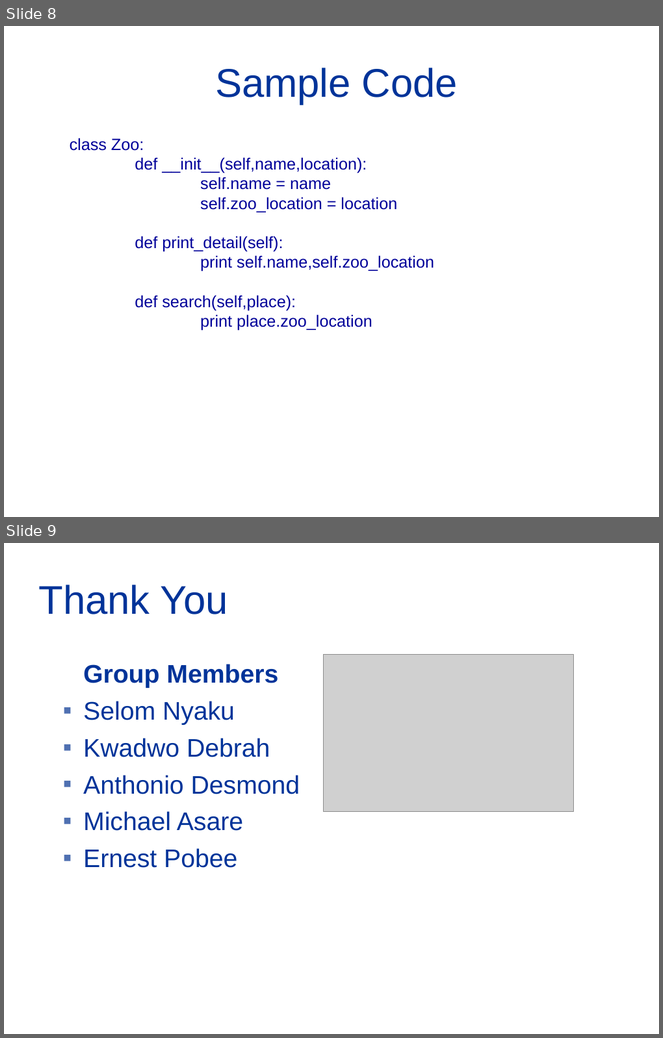
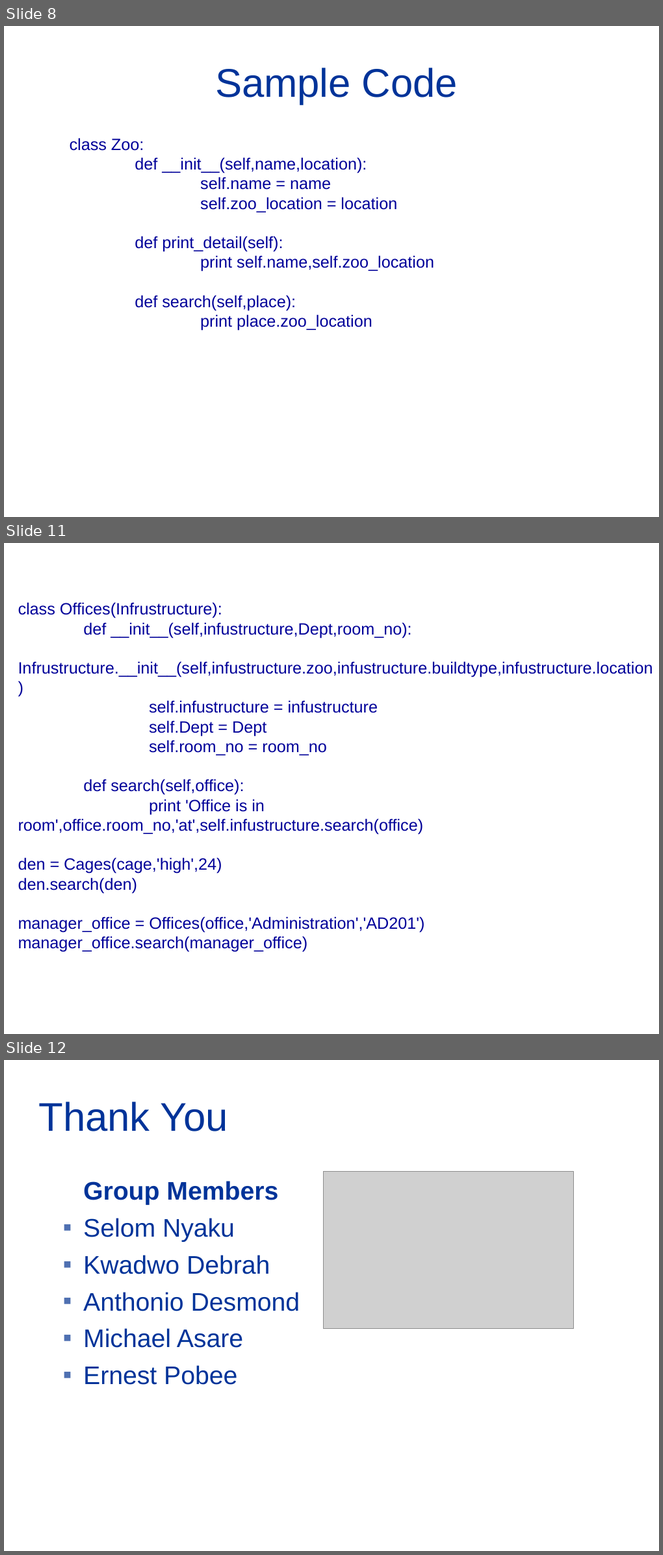
Before and after one commit to ernestpob/zoo-assignment, a slide deck: Zoo_ppt.odp. Shown one above the other, each under a label of ours: slides 8 and 9 before the commit, slides 8, 11 and 12 after it; the slides between them are not shown. The pictures are 663x1038 and 663x1555 pixels, drawn with LibreOffice and Linux fonts; fonts in the diff are those of the drawing; grey boxes stand for pictures; background and template pictures are left out. Boxes give left, top, right and bottom in pixels: in the first picture for what was removed or moved away, otherwise in the second. Text is boxed around its words. In the diff, an @@ line names an element or a change of style, - is before the commit and + after.

```diff
--- a/Zoo_ppt.odp
+++ b/Zoo_ppt.odp
@@ slide 11 added at bbox=[4, 543, 659, 1034], background #FFFFFF @@
@@ text added at bbox=[18, 602, 653, 953], 18 pt, text #000099 @@
+class Offices(Infrustructure):
+def __init__(self,infustructure,Dept,room_no):
+Infrustructure.__init__(self,infustructure.zoo,infustructure.buildtype,infustructure.location)
+self.infustructure = infustructure
+self.Dept = Dept
+self.room_no = room_no
+def search(self,office):
+print 'Office is in room',office.room_no,'at',self.infustructure.search(office)
+den = Cages(cage,'high',24)
+den.search(den)
+manager_office = Offices(office,'Administration','AD201')
+manager_office.search(manager_office)
@@ what was slide 9 is now slide 12 @@
```
Also in this commit, not shown: 1 slide changed, 2 other slides added.
